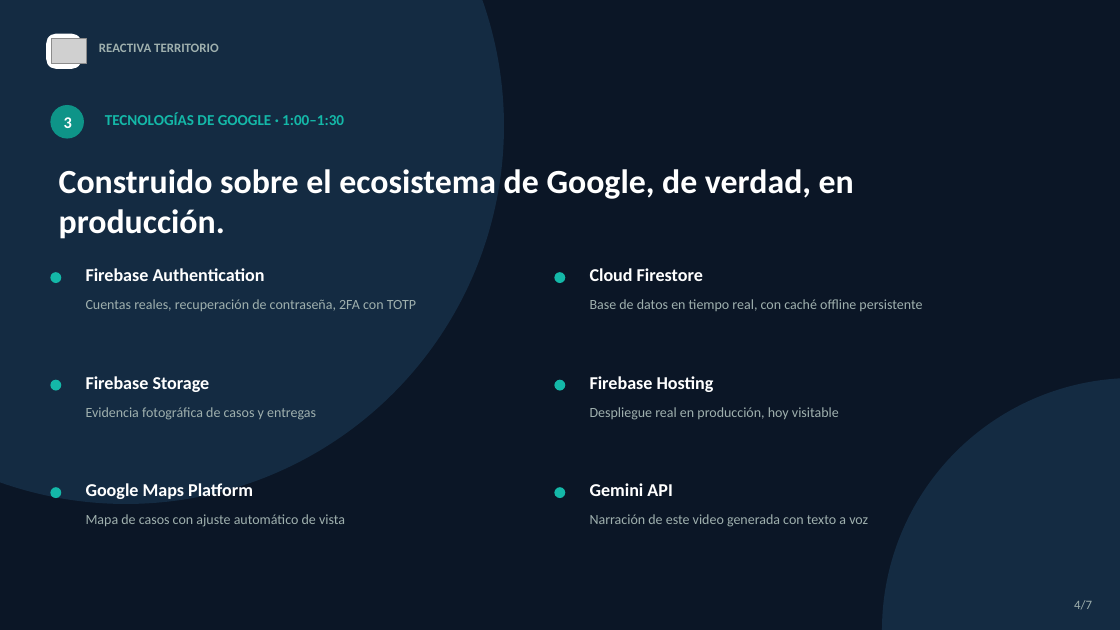
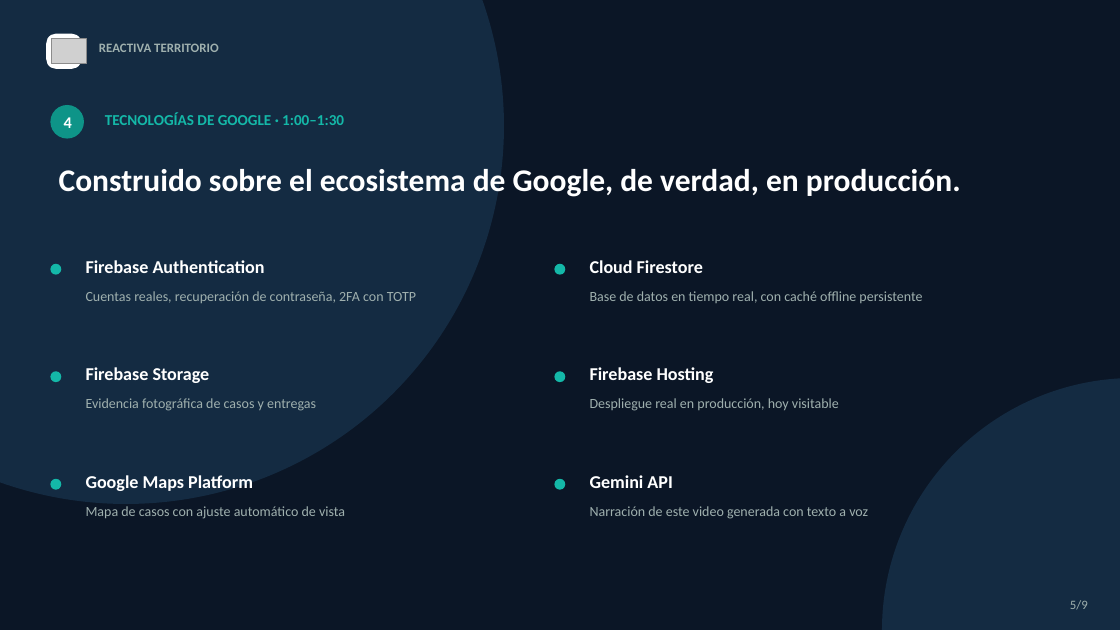
Before and after one commit to lnieto044/ReActiva_Territorio, a slide deck: slide 5 of docs/slides.pptx (slide 4 before the commit). Drawn at 1120x630 pixels with LibreOffice and Linux fonts; fonts in the diff are those of the drawing; grey boxes stand for pictures. Boxes give left, top, right and bottom in pixels: in the first picture for what was removed or moved away, otherwise in the second. Text is boxed around its words. In the diff, an @@ line names an element or a change of style, - is before the commit and + after.

Commit message:
Diapositivas mejoradas: fotos reales, diagrama de flujo, video embebido, graficas nativas, y cierre con QR de la plataforma

```diff
--- a/docs/slides.pptx
+++ b/docs/slides.pptx
@@ text in ellipse at (64,117,72,128): text changed @@
-3
+4
@@ text "Construido sobre el ecosistema de ..." at (59,169,961,197): size 29 to 27 pt @@
@@ 12 texts, 6 ellipses: place and size @@
-12 texts, 6 ellipses at (50,268,922,527)
+12 texts, 6 ellipses at (50,260,922,519)
@@ text at (1070,600,1088,610): text changed @@
-4/7
+5/9
```
Also in this commit, not shown: 5 other slides changed, 3 slides added, 1 slide removed, 1 other file.
